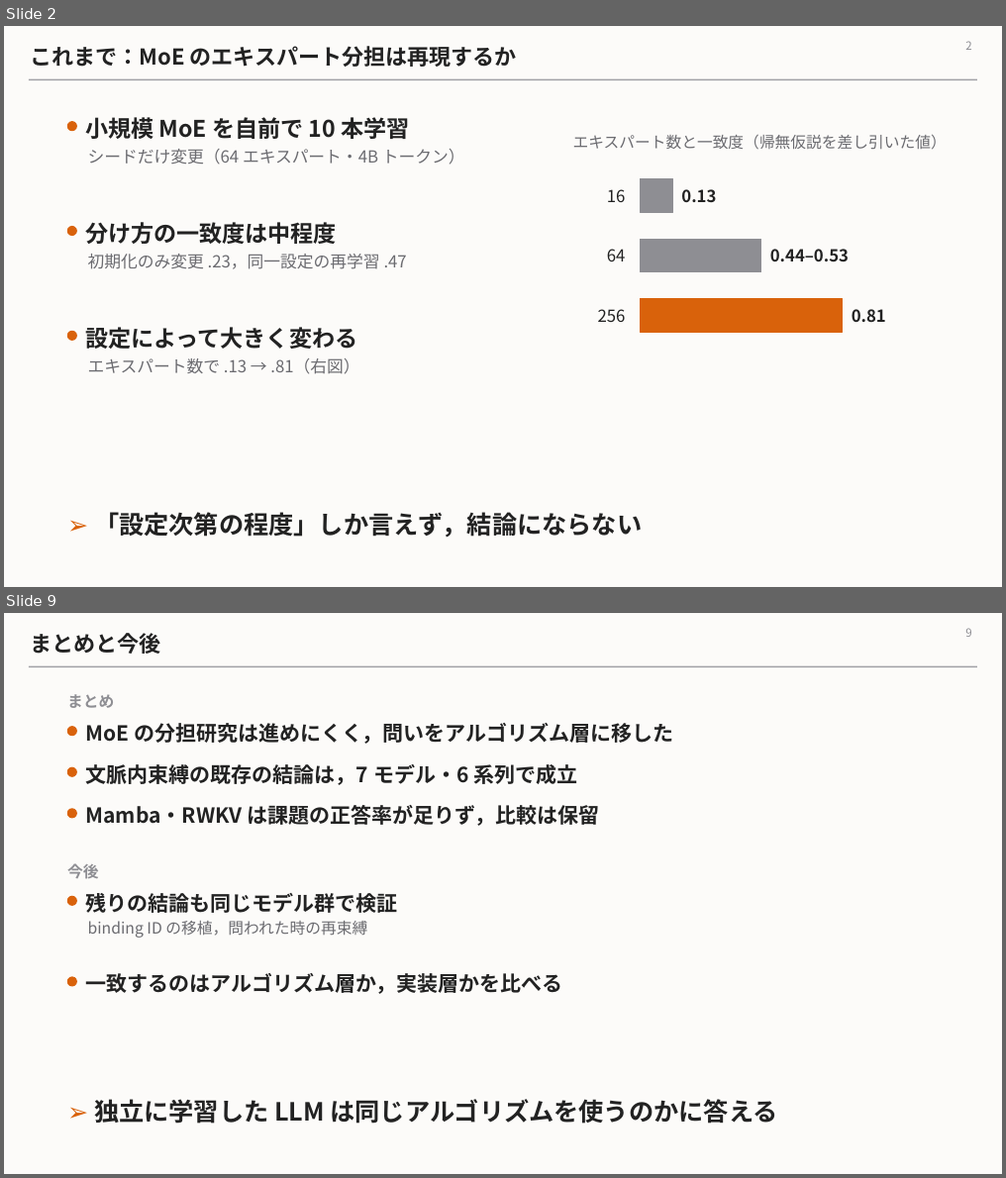
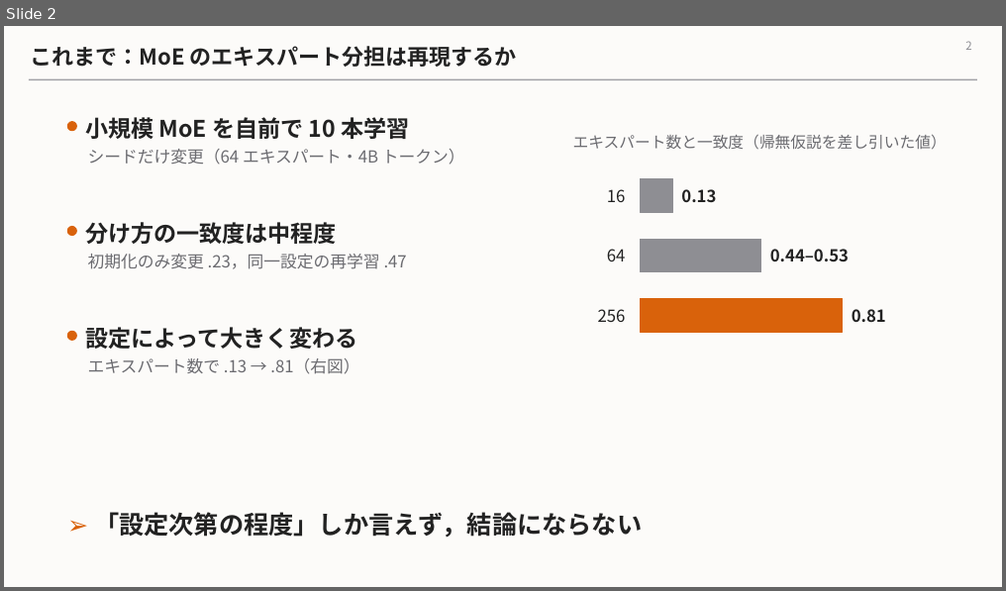
Before and after one commit to Nhckdvrl/ssn-group-papaer, a slide deck: workbench/mechanism-population-dynamics/zemi_2026-11.pptx. Shown one above the other, each under a label of ours: slides 2 and 9 before the commit, slide 2 after it; the slides between them are not shown. The pictures are 1006x1178 and 1006x591 pixels, drawn with LibreOffice and Linux fonts; fonts in the diff are those of the drawing. Boxes give left, top, right and bottom in pixels: in the first picture for what was removed or moved away, otherwise in the second. Text is boxed around its words. In the diff, an @@ line names an element or a change of style, - is before the commit and + after.

```diff
--- a/workbench/mechanism-population-dynamics/zemi_2026-11.pptx
+++ b/workbench/mechanism-population-dynamics/zemi_2026-11.pptx
@@ slide 9 removed at box(4, 613, 1002, 1174), background #FCFBF9; not listed: 1 template element that a slide beside it also shows @@
@@ title removed at box(30, 633, 160, 654) @@
-まとめと今後
@@ page number removed at box(965, 628, 971, 637) @@
-9
@@ text removed at box(67, 694, 114, 708) @@
-まとめ
@@ ellipse removed at box(67, 727, 76, 736) @@
@@ text removed at box(85, 723, 673, 744) @@
-MoE の分担研究は進めにくく，問いをアルゴリズム層に移した
@@ ellipse removed at box(67, 768, 76, 777) @@
@@ text removed at box(85, 764, 578, 785) @@
-文脈内束縛の既存の結論は，7 モデル・6 系列で成立
@@ ellipse removed at box(67, 809, 76, 818) @@
@@ text removed at box(85, 805, 600, 826) @@
-Mamba・RWKV は課題の正答率が足りず，比較は保留
@@ text removed at box(67, 863, 98, 879) @@
-今後
@@ ellipse removed at box(67, 897, 76, 906) @@
@@ text removed at box(85, 893, 398, 913) @@
-残りの結論も同じモデル群で検証
@@ text removed at box(88, 921, 367, 938) @@
-binding ID の移植，問われた時の再束縛
@@ ellipse removed at box(67, 977, 76, 986) @@
@@ text removed at box(85, 973, 562, 994) @@
-一致するのはアルゴリズム層か，実装層かを比べる
@@ text removed at box(94, 1099, 778, 1124) @@
-➢ 独立に学習した LLM は同じアルゴリズムを使うのかに答える
```
Also in this commit, not shown: 1 slide changed, 7 slides added, 5 other slides removed.
